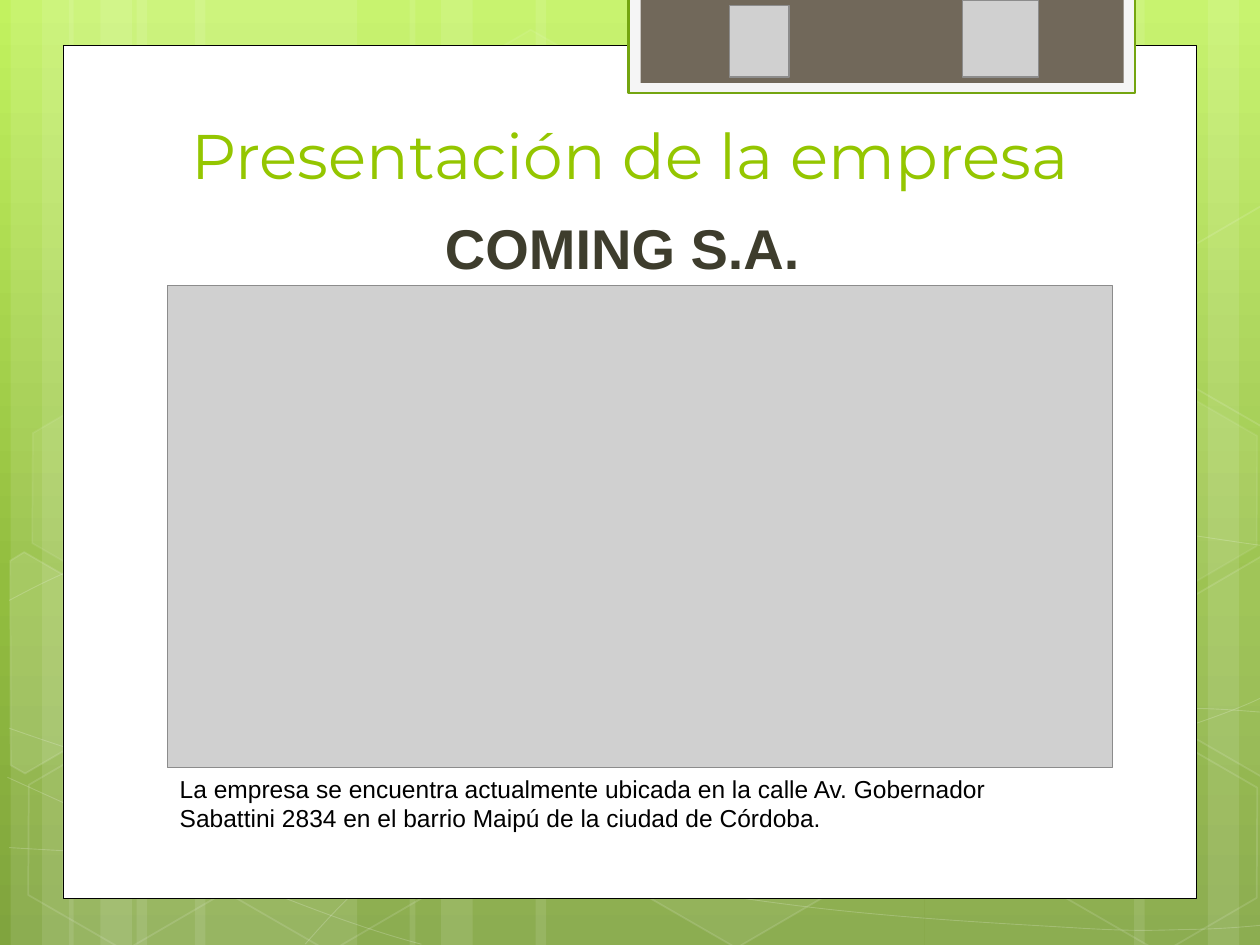
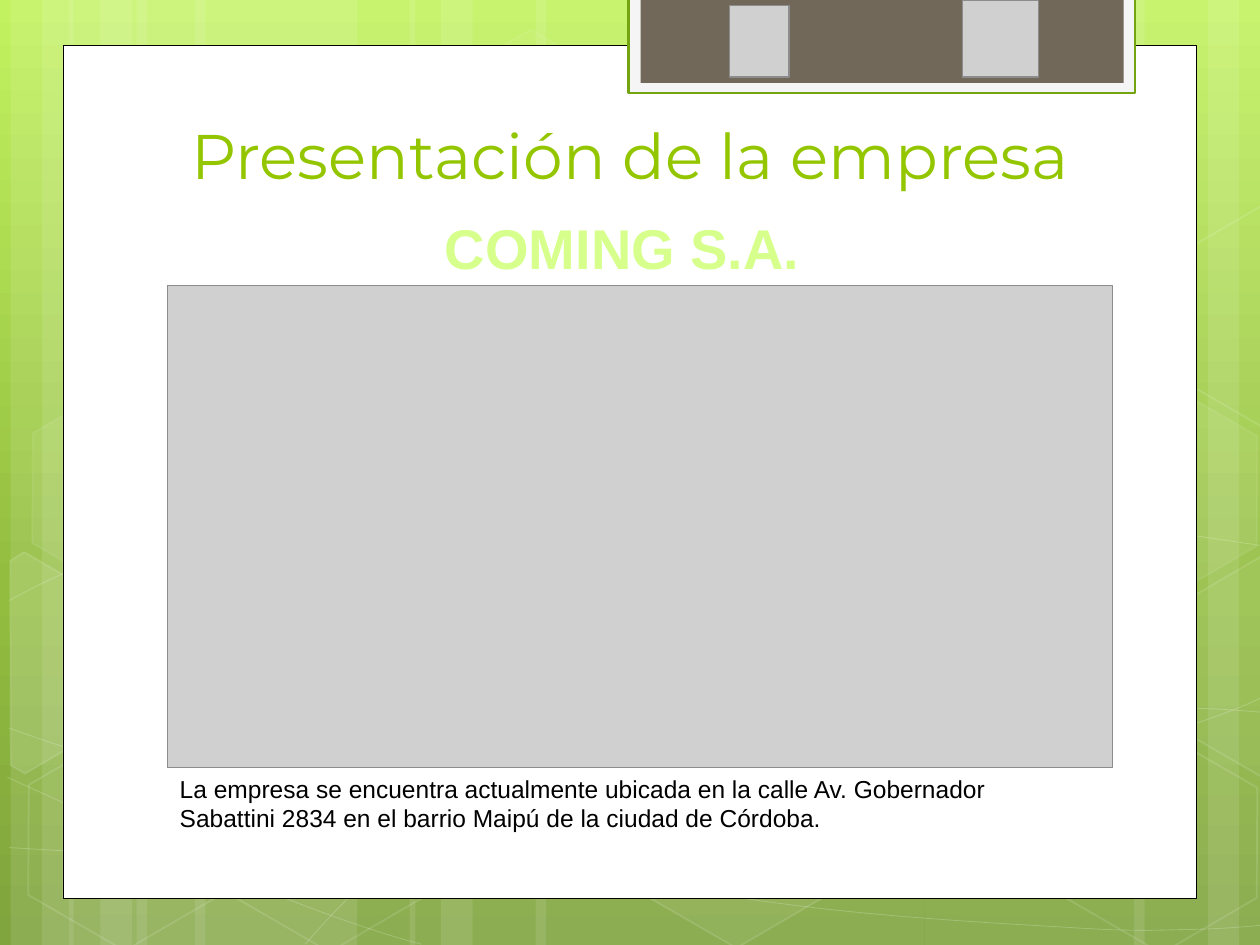
Before and after one commit to ptissera/habilitacion-profesional-2012-4k4, a slide deck: slide 6 of Documentacion/Informe Preliminar/Presentacion Informe Preliminar.pptx. Drawn at 1260x945 pixels with LibreOffice and Linux fonts; fonts in the diff are those of the drawing; grey boxes stand for pictures. Boxes give left, top, right and bottom in pixels: in the first picture for what was removed or moved away, otherwise in the second. Text is boxed around its words. In the diff, an @@ line names an element or a change of style, - is before the commit and + after.

Commit message:
actualice el diagnostico y la fuente de COMING SA

```diff
--- a/Documentacion/Informe Preliminar/Presentacion Informe Preliminar.pptx
+++ b/Documentacion/Informe Preliminar/Presentacion Informe Preliminar.pptx
@@ text "COMING S.A." at <box>445,230,800,270</box>: text colour #3E3D2D to #D6FF8C, letter outline none to #434128 1 pt @@
```
Also in this commit, not shown: 2 other slides changed.
